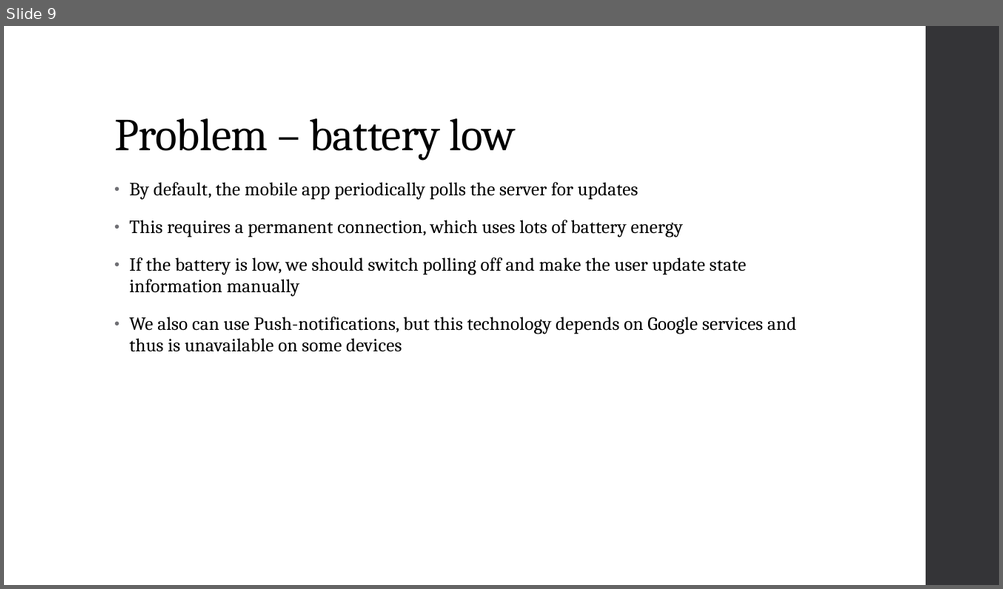
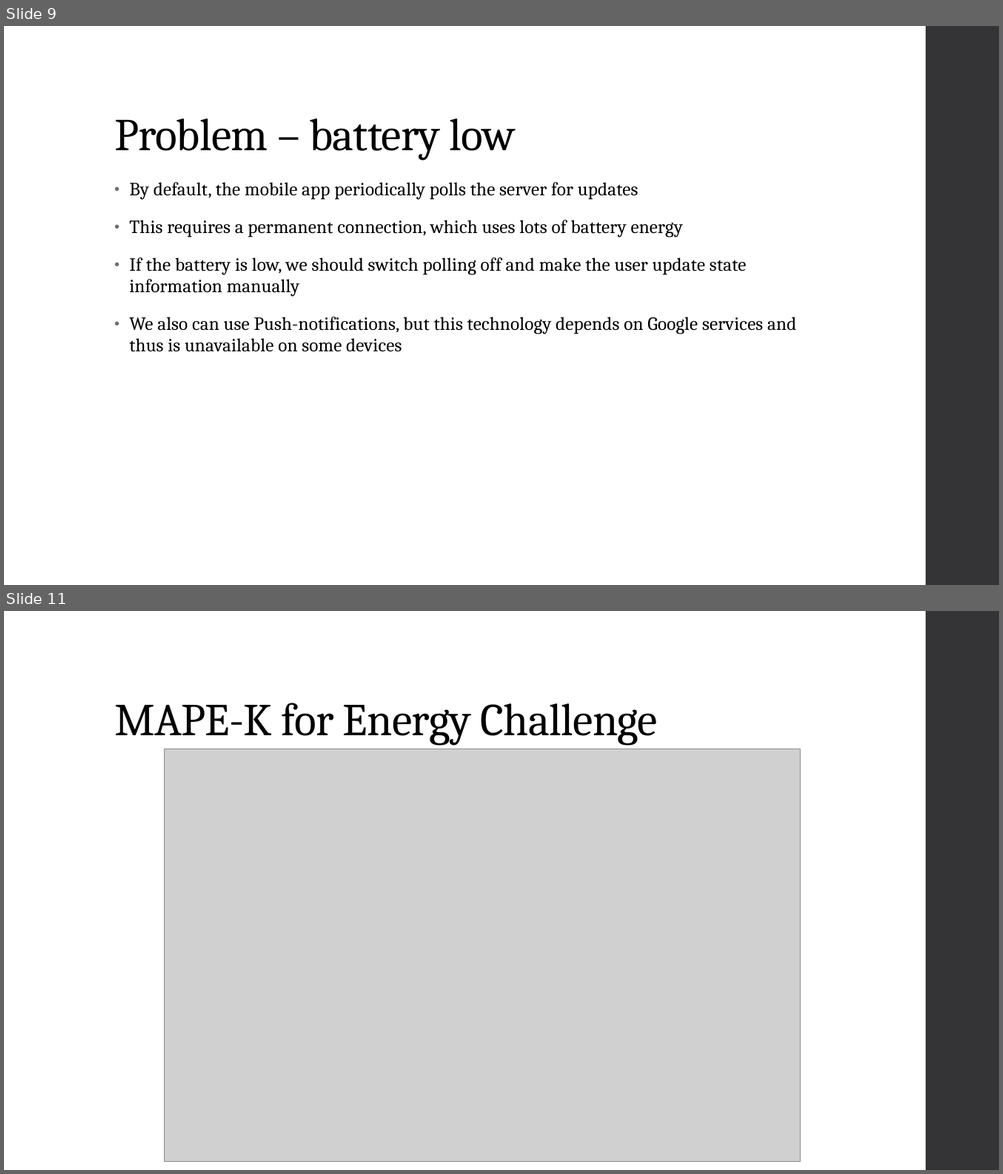
Before and after one commit to DmitryMI/EamaProject, a slide deck: Documentation/Adaptation concepts.pptx. Shown one above the other, each under a label of ours: slide 9 before the commit, slides 9 and 11 after it; the slides between them are not shown. The pictures are 1003x589 and 1003x1174 pixels, drawn with LibreOffice and Linux fonts; fonts in the diff are those of the drawing; grey boxes stand for pictures. Boxes give left, top, right and bottom in pixels: in the first picture for what was removed or moved away, otherwise in the second. Text is boxed around its words. In the diff, an @@ line names an element or a change of style, - is before the commit and + after.

Commit message:
MAPE-K Added

```diff
--- a/Documentation/Adaptation concepts.pptx
+++ b/Documentation/Adaptation concepts.pptx
@@ slide 11 added at [4,611,999,1170], background #FFFFFF; not listed: 1 template element that a slide beside it also shows @@
@@ title added at [114,703,657,745], 44 pt, text #000000 @@
+MAPE-K for Energy Challenge
@@ picture added at [165,749,800,1162] @@
```
Also in this commit, not shown: 1 slide changed, 3 other files.
